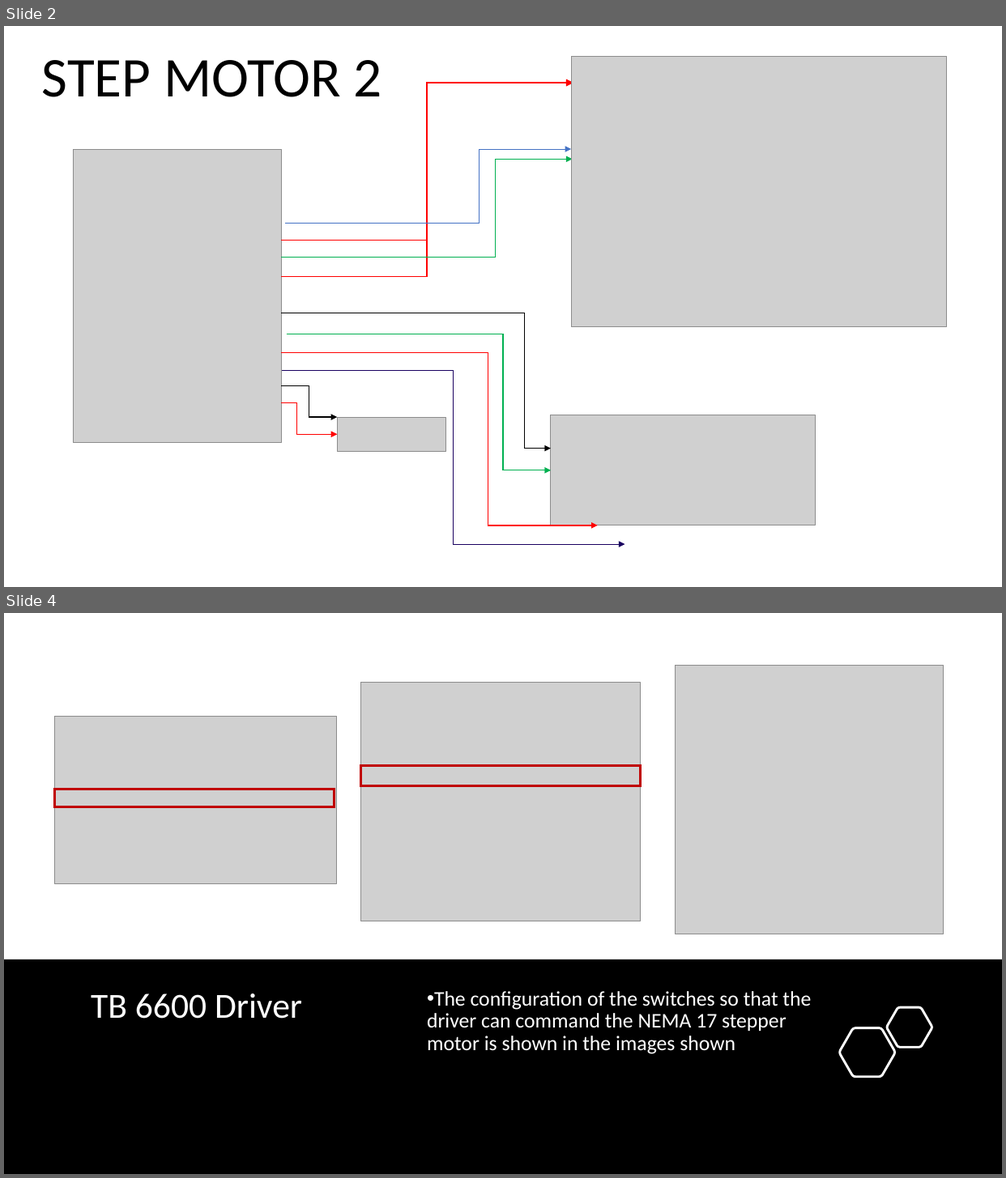
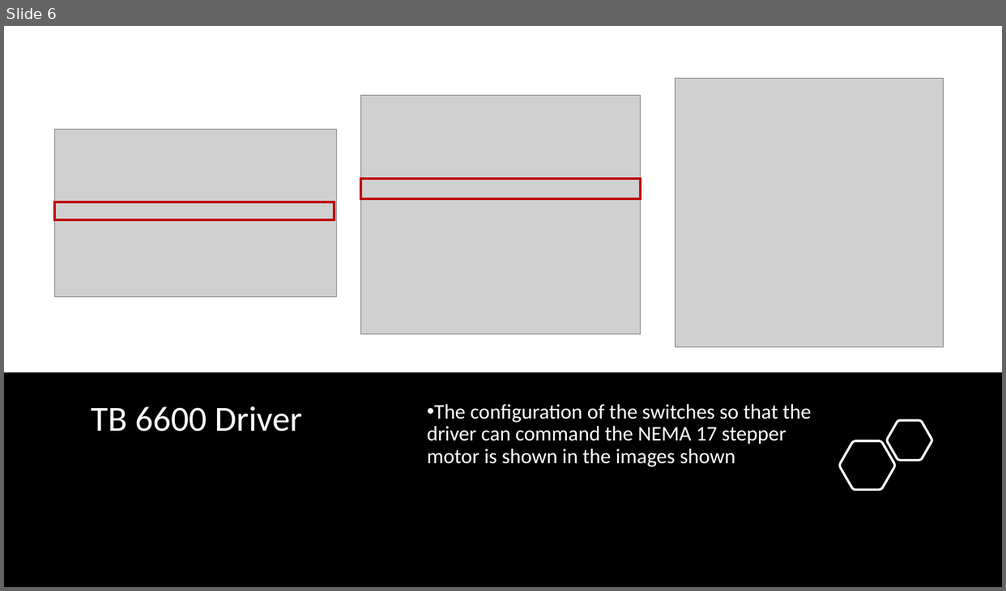
Before and after one commit to FreakJazz/ESP32-control-TB6600, a slide deck: connections/connections.pptx. Shown one above the other, each under a label of ours: slides 2 and 4 before the commit, slide 6 after it; the slides between them are not shown. The pictures are 1006x1178 and 1006x591 pixels, drawn with LibreOffice and Linux fonts; fonts in the diff are those of the drawing; grey boxes stand for pictures. Boxes give left, top, right and bottom in pixels: in the first picture for what was removed or moved away, otherwise in the second. Text is boxed around its words. In the diff, an @@ line names an element or a change of style, - is before the commit and + after.

```diff
--- a/connections/connections.pptx
+++ b/connections/connections.pptx
@@ slide 2 removed at <box>4,26,1002,587</box>, background #FFFFFF @@
@@ text removed at <box>42,60,381,97</box> @@
-STEP MOTOR 2
@@ picture removed at <box>572,57,947,327</box> @@
@@ elbow arrow removed from (282, 240) to (572, 82) @@
@@ elbow arrow removed from (282, 277) to (572, 84) @@
@@ picture removed at <box>73,149,281,444</box> @@
@@ elbow arrow removed from (282, 258) to (572, 160) @@
@@ elbow arrow removed from (285, 223) to (572, 149) @@
@@ elbow arrow removed from (282, 314) to (551, 449) @@
@@ elbow arrow removed from (286, 334) to (551, 471) @@
@@ elbow arrow removed from (282, 352) to (598, 526) @@
@@ elbow arrow removed from (282, 386) to (337, 417) @@
@@ elbow arrow removed from (282, 371) to (625, 544) @@
@@ elbow arrow removed from (282, 403) to (337, 435) @@
@@ picture removed at <box>337,417,445,452</box> @@
@@ picture removed at <box>551,416,815,525</box> @@
@@ what was slide 4 is now slide 6 @@
```
Also in this commit, not shown: 3 slides changed, 4 slides added, 2 other slides removed, 4 other files.
